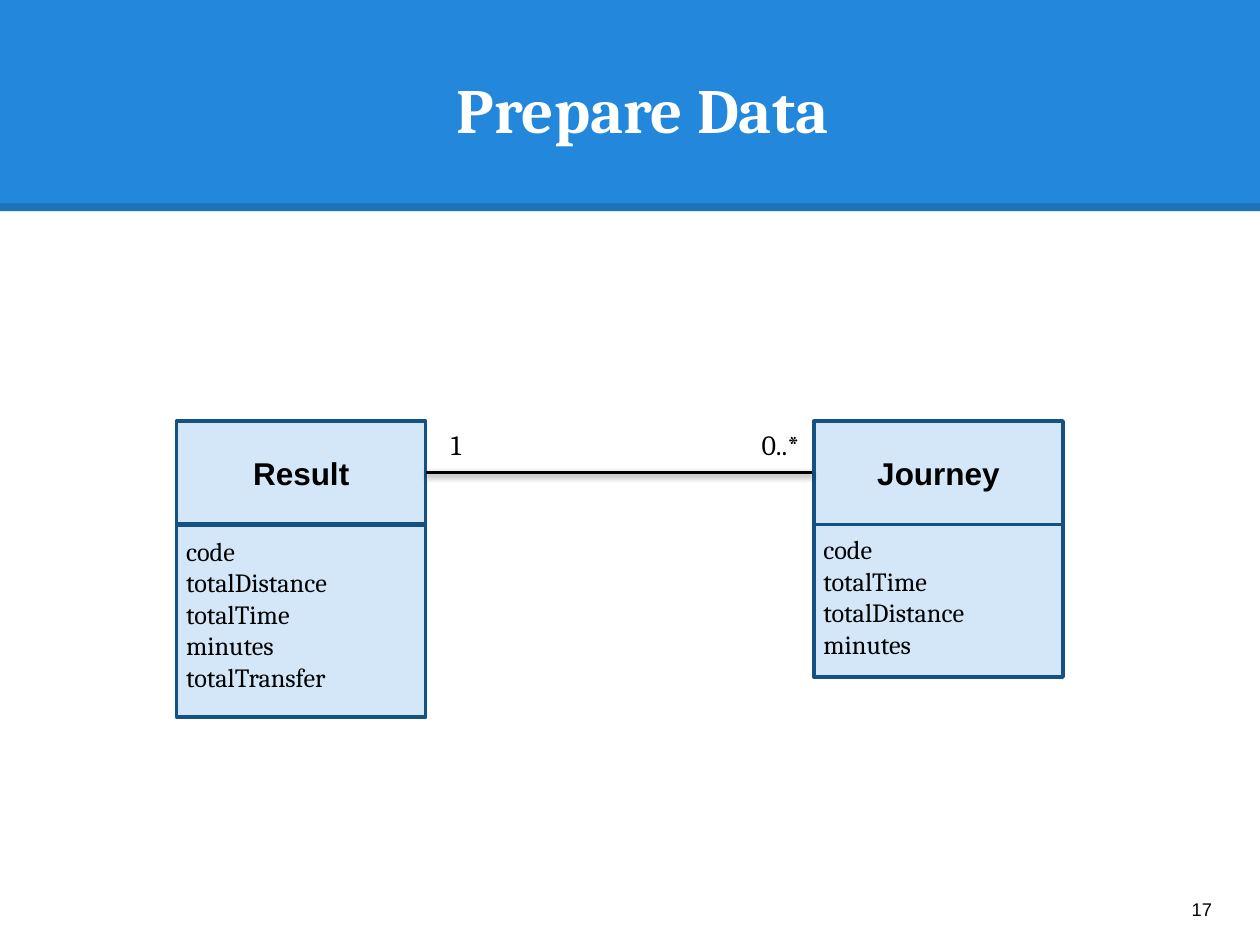
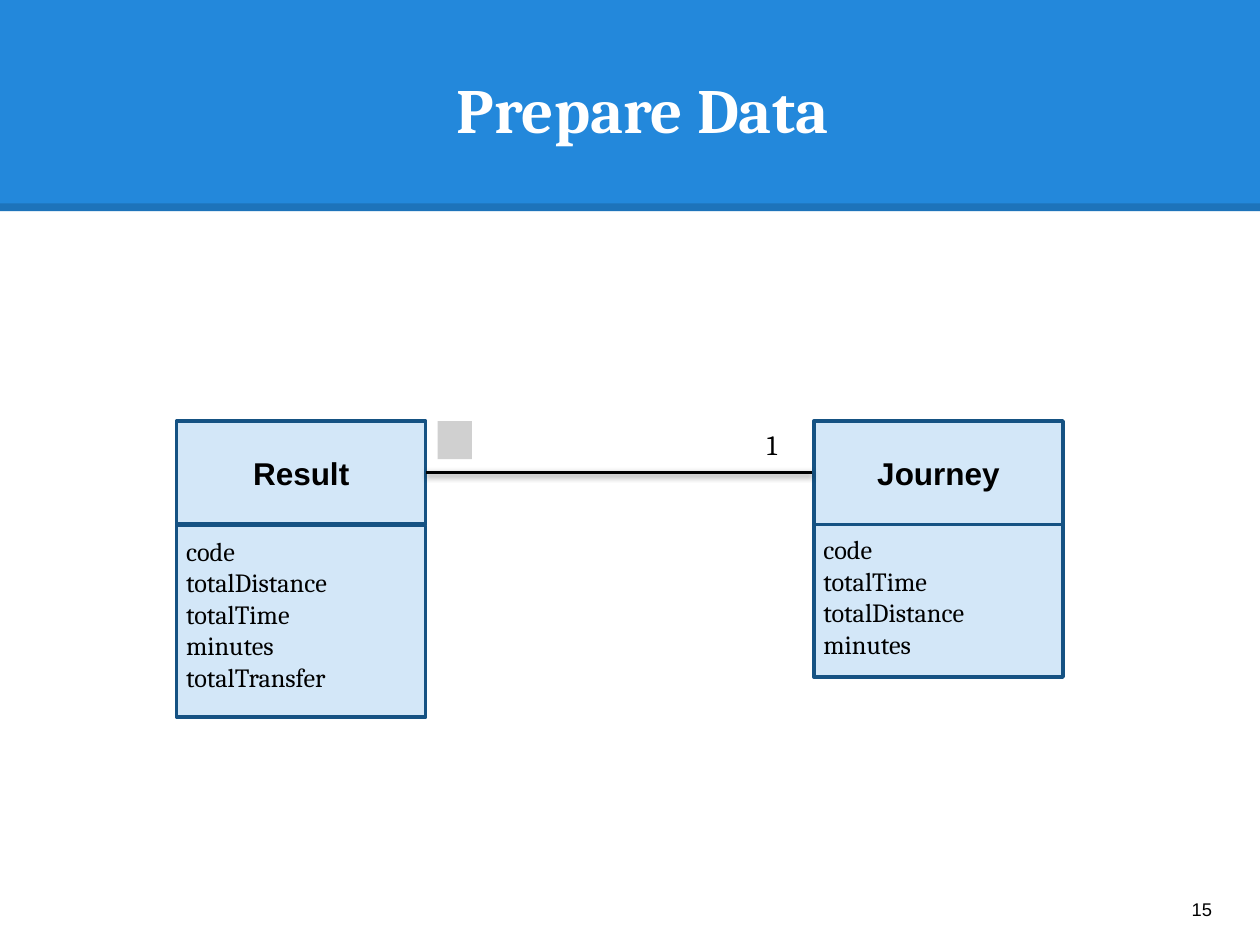
Before and after one commit to hqt/street-router, a slide deck: slide 15 of Document/presentation/present_ngoan.pptx (slide 17 before the commit). Drawn at 1260x945 pixels with LibreOffice and Linux fonts; fonts in the diff are those of the drawing; grey boxes stand for pictures. Boxes give left, top, right and bottom in pixels: in the first picture for what was removed or moved away, otherwise in the second. Text is boxed around its words. In the diff, an @@ line names an element or a change of style, - is before the commit and + after.

```diff
--- a/Document/presentation/present_ngoan.pptx
+++ b/Document/presentation/present_ngoan.pptx
@@ picture added at <box>437,421,471,459</box> @@
@@ text "1": place and size @@
-text "1" at <box>451,436,461,455</box>
+text "1" at <box>767,436,777,455</box>
@@ text removed at <box>762,436,800,456</box> @@
-0..*
@@ page number at <box>1192,903,1212,916</box>: text changed @@
-17
+15
```
Also in this commit, not shown: 4 other slides changed, 1 slide removed.
